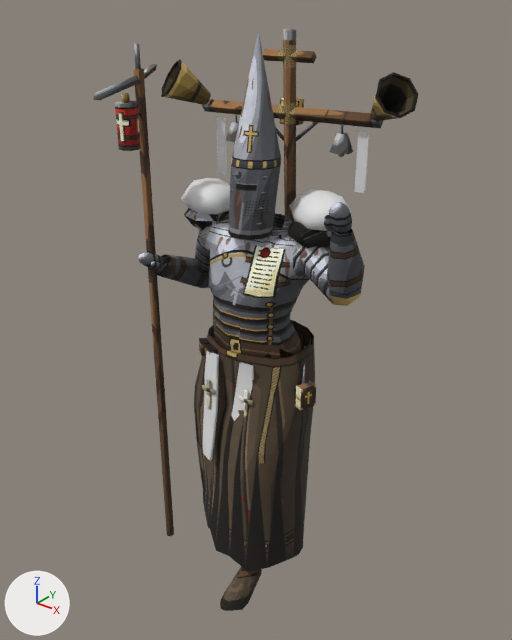
The Blender file tools/art/blend/war-prophet.blend as it was, and as the next commit left it.
Both versions are drawn from a 50 mm camera at (0.859, -1.101, 1.287) aimed at (0.006, -0.034, 0.625). Every picture has the same lights, and +X, +Y and +Z are marked at lower left. The picture after the commit comes second.

The first picture shows 'Accent', 'Back', 'Body', 'Chest', 'Helmet', 'Hip', 'Robe', 'Weapon'.
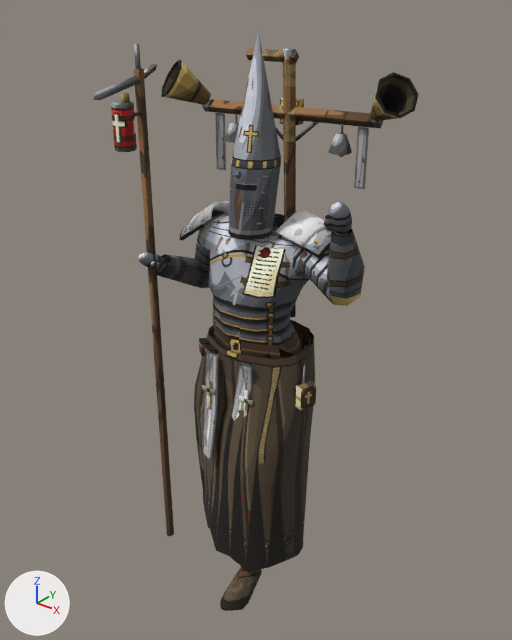
Changed parts and their boxes [x1, y1, x2, y2] in the pictures (512 x 640 px; the box of a moved part takes in the faces that stretch with it):
'Back', reshaped: before [161, 29, 418, 303]; after [161, 49, 418, 317]
'Accent', reshaped: before [180, 117, 369, 460]; after [189, 113, 369, 460]
'Chest', reshaped: before [184, 208, 331, 248]; after [180, 209, 331, 259]
part 1 of me_accent, moved or reshaped: before [216, 117, 227, 174]; after [215, 113, 226, 170]
part 2 of me_accent, moved or reshaped: before [355, 131, 369, 193]; after [354, 127, 369, 189]
part 3 of me_accent, added: after [276, 209, 325, 247]
part 4 of me_accent, added: after [189, 201, 230, 231]
part 5 of me_accent, deleted: before [180, 178, 351, 231]
part 6 of me_accent, recoloured: [203, 328, 310, 460] in both
part 7 of me_chest, rebuilt: before [288, 220, 331, 248]; after [291, 228, 331, 259]
part 8 of me_chest, added: after [180, 209, 225, 241]
part 9 of me_chest, deleted: before [184, 208, 229, 230]
part 10 of me_back, moved or reshaped: before [283, 29, 296, 303]; after [282, 49, 296, 317]
part 11 of me_back, moved or reshaped: before [263, 49, 316, 63]; after [246, 49, 299, 63]
part 12 of me_weapon, moved or reshaped: before [115, 101, 141, 151]; after [111, 101, 137, 152]

Diff of the bpy script that builds the scene:
```diff
--- a/tools/art/blend/war-prophet.blend.py
+++ b/tools/art/blend/war-prophet.blend.py
@@ mat_war_prophetaccent @@
+mat_war_prophetaccent = principled_material('war-prophetAccent')
+mat_war_prophetaccent.texture = img_war_prophet_accent
+mat_war_prophetaccent.roughness = 1.0
@@ me_accent @@
-me_accent.from_pydata(...)  # 148 vertices, 184 faces; spans x -0.192..0.183, y -0.157..0.14, z 0.308..1.011
+me_accent.from_pydata(...)  # 180 vertices, 248 faces; spans x -0.191..0.152, y -0.157..0.137, z 0.308..1.02
+# me_accent part 1: the loose piece of 8 vertices spanning x -0.192..-0.17, y 0.074..0.083, z 0.89..1.011 is moved by (0.001, -0.003, 0.009), in mat_war_prophetaccent (picture img_war_prophet_accent)
+# me_accent part 2: the loose piece of 8 vertices spanning x 0.13..0.151, y 0.131..0.14, z 0.89..1.011 is moved by (0.001, -0.003, 0.009), in mat_war_prophetaccent (picture img_war_prophet_accent)
+# me_accent part 3: a new loose piece of 42 vertices spanning x 0.063..0.137, y -0.049..0.067, z 0.82..0.866, in mat_war_prophetaccent (picture img_war_prophet_accent)
+# me_accent part 4: a new loose piece of 42 vertices spanning x -0.154..-0.077, y -0.083..0.025, z 0.806..0.868, in mat_war_prophetaccent (picture img_war_prophet_accent)
+# me_accent part 5: 52 vertices removed from x -0.186..0.183, y -0.099..0.097, z 0.836..0.909
+# me_accent part 6: 64 faces spanning x -0.067..0.058, y -0.157..0.107, z 0.308..0.566 switch from mat_accent (white #e7e7e7) to mat_war_prophetaccent (picture img_war_prophet_accent)
@@ me_chest @@
-me_chest.from_pydata(...)  # 52 vertices, 96 faces; spans x -0.181..0.178, y -0.087..0.087, z 0.8..0.872
+me_chest.from_pydata(...)  # 56 vertices, 104 faces; spans x -0.185..0.177, y -0.078..0.061, z 0.776..0.851
+# me_chest part 7: the loose piece of 26 vertices spanning x 0.058..0.178, y -0.045..0.087, z 0.8..0.872 is rebuilt with 28 vertices and now spans x 0.097..0.177, y -0.047..0.061, z 0.805..0.851
+# me_chest part 8: a new loose piece of 28 vertices spanning x -0.185..-0.106, y -0.078..0.021, z 0.776..0.841, in mat_war_prophetchest (picture img_war_prophet_chest)
+# me_chest part 9: 26 vertices removed from x -0.181..-0.06, y -0.087..0.045, z 0.8..0.872
 me_chest.materials.append(mat_war_prophetchest)
@@ me_back @@
-me_back.from_pydata(...)  # 168 vertices, 288 faces; spans x -0.285..0.262, y -0.028..0.149, z 0.618..1.193
+me_back.from_pydata(...)  # 168 vertices, 288 faces; spans x -0.285..0.262, y -0.028..0.149, z 0.583..1.157
+# me_back part 10: the loose piece of 8 vertices spanning x -0.033..0.012, y 0.087..0.117, z 0.618..1.193 is moved by (0.0, 0.0, -0.035)
+# me_back part 11: the loose piece of 8 vertices spanning x -0.075..0.036, y 0.081..0.121, z 1.133..1.155 is moved by (-0.037, -0.007, -0.001)
+# other edits to the shape of me_back do not show in these pictures
 me_back.materials.append(mat_war_prophetback)
@@ me_weapon @@
-me_weapon.from_pydata(...)  # 60 vertices, 92 faces; spans x -0.189..-0.148, y -0.276..-0.105, z 0.014..1.174
+me_weapon.from_pydata(...)  # 60 vertices, 92 faces; spans x -0.188..-0.147, y -0.276..-0.105, z 0.014..1.174
+# me_weapon part 12: the loose piece of 16 vertices spanning x -0.189..-0.148, y -0.217..-0.177, z 0.993..1.078 is moved by (0.002, -0.011, 0.0)
 me_weapon.materials.append(mat_war_prophetweapon)
```
